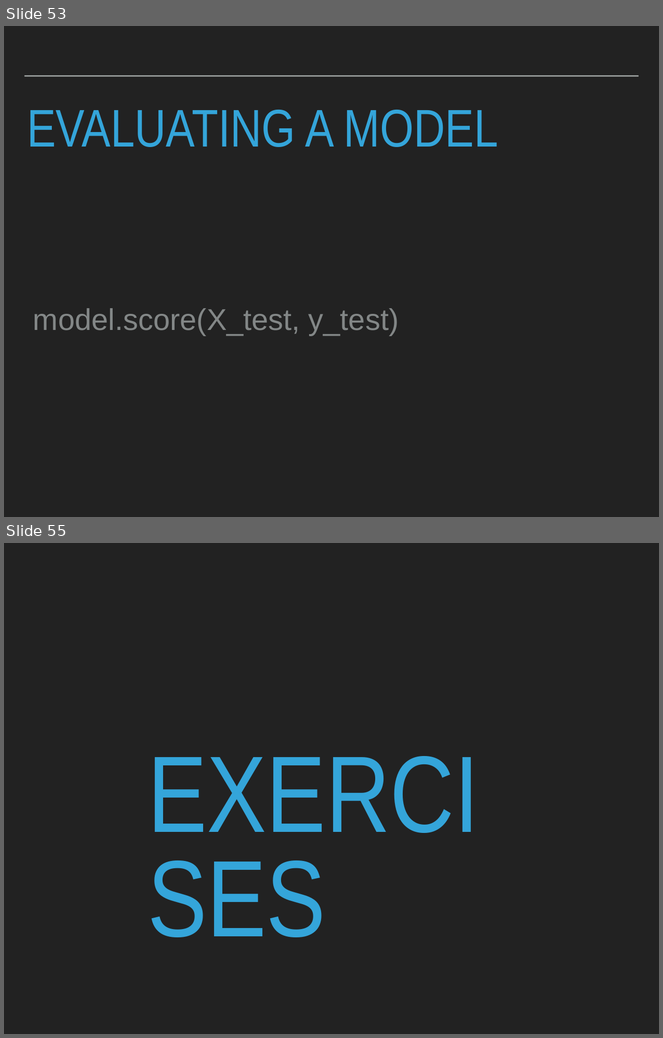
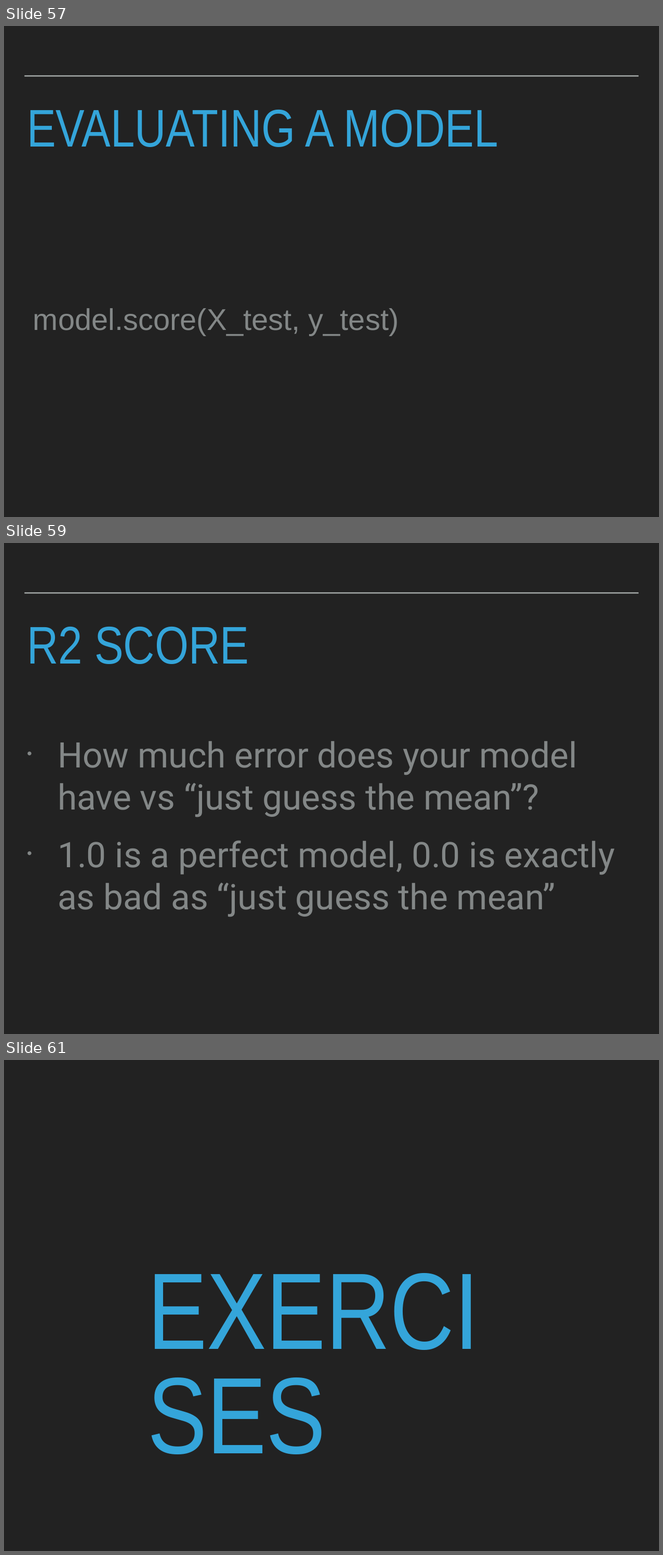
Before and after one commit to patricks1/noble-machine-learning, a slide deck: Session1/Session1_Slides.pptx. Shown one above the other, each under a label of ours: slides 53 and 55 before the commit, slides 57, 59 and 61 after it; the slides between them are not shown. The pictures are 663x1038 and 663x1555 pixels, drawn with LibreOffice and Linux fonts; fonts in the diff are those of the drawing. Boxes give left, top, right and bottom in pixels: in the first picture for what was removed or moved away, otherwise in the second. Text is boxed around its words. In the diff, an @@ line names an element or a change of style, - is before the commit and + after.

```diff
--- a/Session1/Session1_Slides.pptx
+++ b/Session1/Session1_Slides.pptx
@@ slide 59 added at (4,543,659,1034), background #222222; not listed: 1 template element that a slide beside it also shows @@
@@ title added at (27,627,249,664), 82.8 pt, text #34A5DA @@
+R2 SCORE
@@ text added at (58,741,615,917), 55 pt, text #838787 @@
+• How much error does your model have vs “just guess the mean”?
+• 1.0 is a perfect model, 0.0 is exactly as bad as “just guess the mean”
@@ what was slide 53 is now slide 57 @@
@@ what was slide 55 is now slide 61 @@
```
Also in this commit, not shown: 3 slides changed, 5 other slides added, 1 other file.
